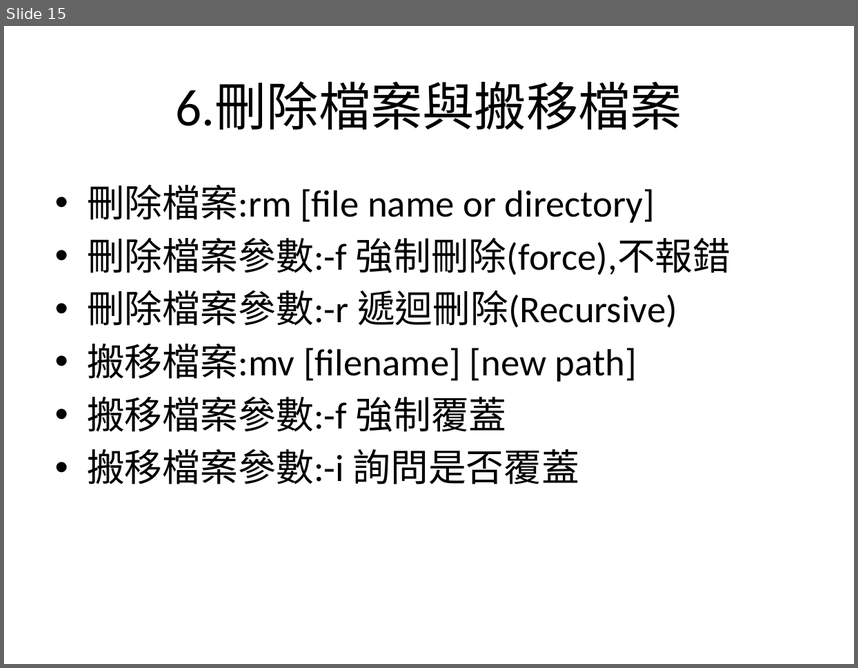
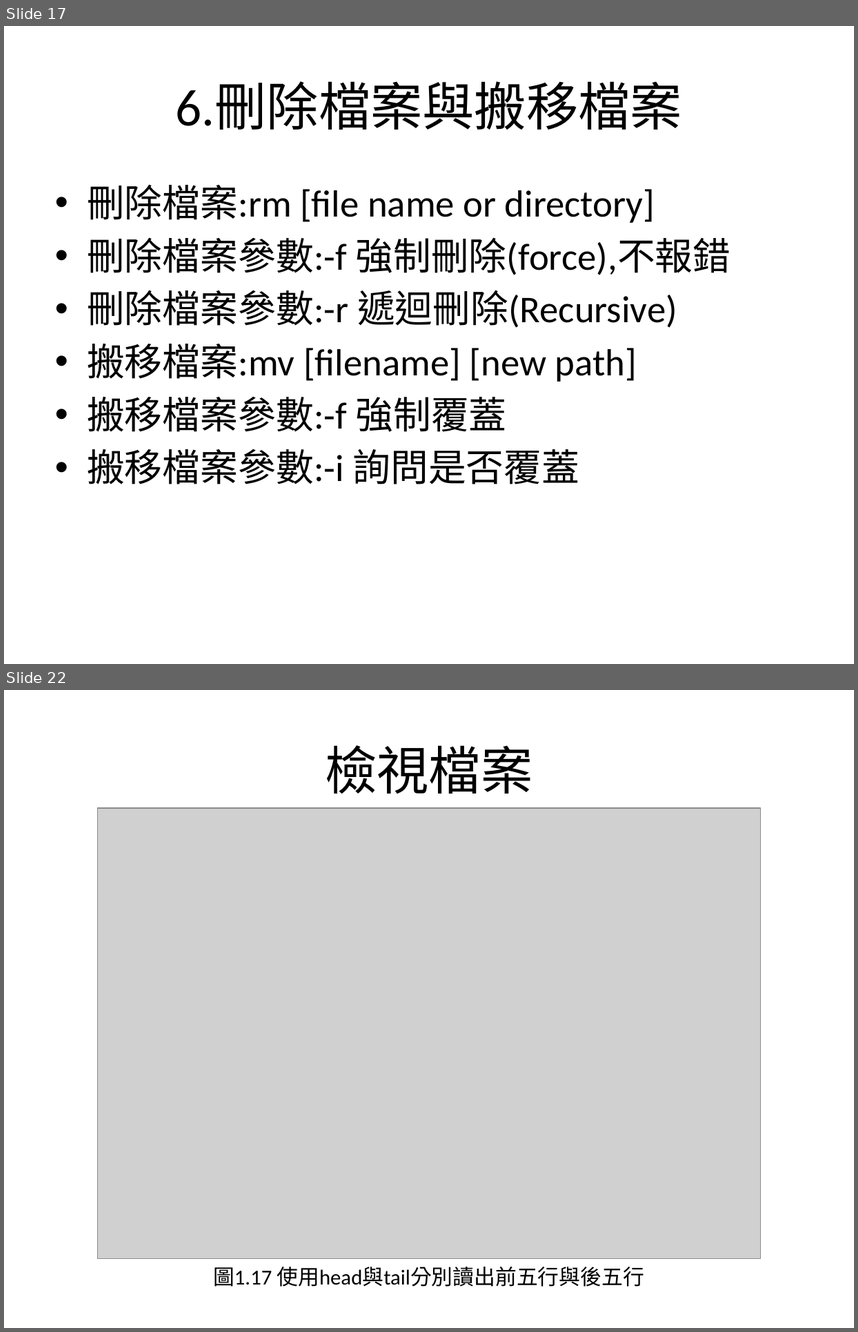
Before and after one commit to charlie11438/note, a slide deck: Linux/Linux_1.pptx. Shown one above the other, each under a label of ours: slide 15 before the commit, slides 17 and 22 after it; the slides between them are not shown. The pictures are 858x668 and 858x1332 pixels, drawn with LibreOffice and Linux fonts; fonts in the diff are those of the drawing; grey boxes stand for pictures. Boxes give left, top, right and bottom in pixels: in the first picture for what was removed or moved away, otherwise in the second. Text is boxed around its words. In the diff, an @@ line names an element or a change of style, - is before the commit and + after.

```diff
--- a/Linux/Linux_1.pptx
+++ b/Linux/Linux_1.pptx
@@ slide 22 added at [4,690,854,1328], background #FFFFFF @@
@@ title added at [325,745,533,793], 44 pt, text #000000 @@
+檢視檔案
@@ picture added at [98,808,760,1259] @@
@@ text added at [213,1266,644,1286], 18 pt, text #000000 @@
+圖1.17 使用head與tail分別讀出前五行與後五行
@@ what was slide 15 is now slide 17 @@
```
Also in this commit, not shown: 10 slides changed, 4 other slides added.
